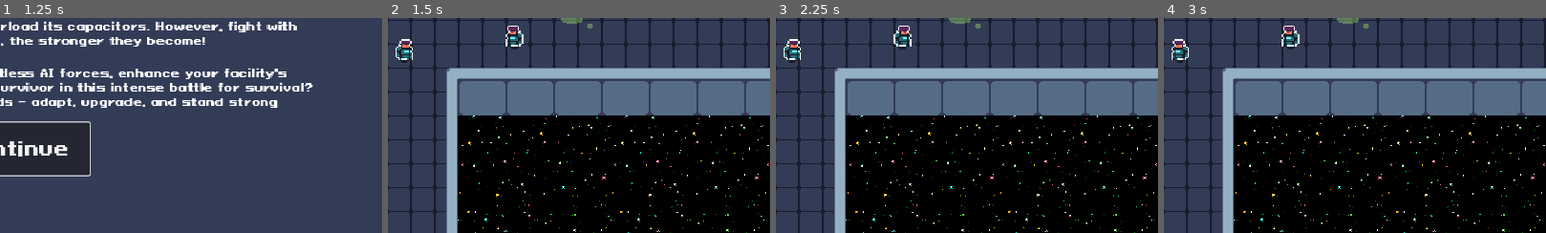
Above: before the commit, frames 1-4 (left to right).
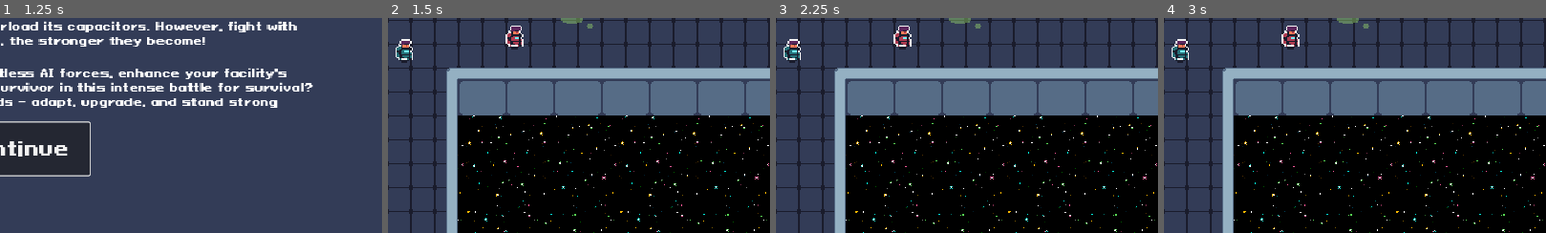
Above: after the commit, the same moments.

Repository: AugustanaCSC380January2024/final-game-solo
Game: Godot game, scene res://Scenes/main_menu.tscn
Same seed, same stepped clock (60 frames per second), same inputs: the game is played once before the commit and once after it. Sound files missing from this copy of the repository are replaced by a short silence.
Inputs (mouse positions are % of the whole screen's width and height, from its top left):
- Up to frame 1 (1.25 s): click "PLAY" at 0.5 s
- Up to frame 2 (1.5 s): click "Continue" at 1.25 s
- Up to frame 3 (2.25 s): tap Enter at 2 s; move the mouse to (72, 45) at 2.02 s; tap E (interact) at 2.1 s
- Up to frame 4 (3 s): tap Space at 2.75 s; move the mouse to (30, 55) at 2.77 s; tap E (interact) at 2.85 s
The pictures show only the part of the screen within x 48-98%, y 45-95%; the shares and areas given below are measured in that part.

Frame 1 is identical in both runs. In frame 2, 0.2% of the frame differs, in the area x 30-36%, y 3-14%; in frame 3, less than 0.1%; in frame 4, 0.5%, in the area x 2-36%, y 3-20%.

Commit message:
Player 2 has dedicated controls and sprites

Diff:
--- a/Scenes/player.tscn
+++ b/Scenes/player.tscn
@@ -1,8 +1,9 @@
-[gd_scene load_steps=27 format=3 uid="uid://drmbs3fxcl2db"]
+[gd_scene load_steps=44 format=3 uid="uid://drmbs3fxcl2db"]
 
 [ext_resource type="Texture2D" uid="uid://comtrm3l4gg0s" path="res://Assets/Sprites/players green x1.png" id="1_30igu"]
 [ext_resource type="Script" path="res://Scripts/player.gd" id="1_d27qr"]
 [ext_resource type="PackedScene" uid="uid://de0xpl6ms7nfv" path="res://Scenes/ui.tscn" id="3_syg6f"]
+[ext_resource type="Texture2D" uid="uid://djl1agwuhsihy" path="res://Assets/Sprites/players red x1.png" id="3_xtfmb"]
 [ext_resource type="PackedScene" uid="uid://dxb5jbvwrlm2l" path="res://Scenes/crosshair.tscn" id="4_r8eki"]
 
 [sub_resource type="AtlasTexture" id="AtlasTexture_3n86n"]
@@ -33,10 +34,42 @@
 atlas = ExtResource("1_30igu")
 region = Rect2(192, 160, 32, 32)
 
+[sub_resource type="AtlasTexture" id="AtlasTexture_s26y6"]
+atlas = ExtResource("3_xtfmb")
+region = Rect2(0, 160, 32, 32)
+
+[sub_resource type="AtlasTexture" id="AtlasTexture_tsw2c"]
+atlas = ExtResource("3_xtfmb")
+region = Rect2(32, 160, 32, 32)
+
+[sub_resource type="AtlasTexture" id="AtlasTexture_h03hk"]
+atlas = ExtResource("3_xtfmb")
+region = Rect2(64, 160, 32, 32)
+
+[sub_resource type="AtlasTexture" id="AtlasTexture_7y83r"]
+atlas = ExtResource("3_xtfmb")
+region = Rect2(96, 160, 32, 32)
+
+[sub_resource type="AtlasTexture" id="AtlasTexture_mtbov"]
+atlas = ExtResource("3_xtfmb")
+region = Rect2(128, 160, 32, 32)
+
+[sub_resource type="AtlasTexture" id="AtlasTexture_0iap0"]
+atlas = ExtResource("3_xtfmb")
+region = Rect2(160, 160, 32, 32)
+
+[sub_resource type="AtlasTexture" id="AtlasTexture_oi37d"]
+atlas = ExtResource("3_xtfmb")
+region = Rect2(192, 160, 32, 32)
+
 [sub_resource type="AtlasTexture" id="AtlasTexture_qlb1a"]
 atlas = ExtResource("1_30igu")
 region = Rect2(0, 0, 32, 32)
 
+[sub_resource type="AtlasTexture" id="AtlasTexture_76xbp"]
+atlas = ExtResource("3_xtfmb")
+region = Rect2(0, 0, 32, 32)
+
 [sub_resource type="AtlasTexture" id="AtlasTexture_44uqs"]
 atlas = ExtResource("1_30igu")
 region = Rect2(0, 128, 32, 32)
@@ -53,6 +86,22 @@
 atlas = ExtResource("1_30igu")
 region = Rect2(96, 128, 32, 32)
 
+[sub_resource type="AtlasTexture" id="AtlasTexture_dpa2f"]
+atlas = ExtResource("3_xtfmb")
+region = Rect2(0, 128, 32, 32)
+
+[sub_resource type="AtlasTexture" id="AtlasTexture_e1qgt"]
+atlas = ExtResource("3_xtfmb")
+region = Rect2(32, 128, 32, 32)
+
+[sub_resource type="AtlasTexture" id="AtlasTexture_wsstf"]
+atlas = ExtResource("3_xtfmb")
+region = Rect2(64, 128, 32, 32)
+
+[sub_resource type="AtlasTexture" id="AtlasTexture_rsn7b"]
+atlas = ExtResource("3_xtfmb")
+region = Rect2(96, 128, 32, 32)
+
 [sub_resource type="AtlasTexture" id="AtlasTexture_w8tj6"]
 atlas = ExtResource("1_30igu")
 region = Rect2(0, 96, 32, 32)
@@ -67,6 +116,22 @@
 
 [sub_resource type="AtlasTexture" id="AtlasTexture_bwgjw"]
 atlas = ExtResource("1_30igu")
+region = Rect2(96, 96, 32, 32)
+
+[sub_resource type="AtlasTexture" id="AtlasTexture_ff4vk"]
+atlas = ExtResource("3_xtfmb")
+region = Rect2(0, 96, 32, 32)
+
+[sub_resource type="AtlasTexture" id="AtlasTexture_10a2r"]
+atlas = ExtResource("3_xtfmb")
+region = Rect2(32, 96, 32, 32)
+
+[sub_resource type="AtlasTexture" id="AtlasTexture_rrktb"]
+atlas = ExtResource("3_xtfmb")
+region = Rect2(64, 96, 32, 32)
+
+[sub_resource type="AtlasTexture" id="AtlasTexture_0vngq"]
+atlas = ExtResource("3_xtfmb")
 region = Rect2(96, 96, 32, 32)
 
 [sub_resource type="SpriteFrames" id="SpriteFrames_ty0ud"]
@@ -94,7 +159,33 @@
 "texture": SubResource("AtlasTexture_daxlv")
 }],
 "loop": false,
-"name": &"die",
+"name": &"die_1",
+"speed": 5.0
+}, {
+"frames": [{
+"duration": 1.0,
+"texture": SubResource("AtlasTexture_s26y6")
+}, {
+"duration": 1.0,
+"texture": SubResource("AtlasTexture_tsw2c")
+}, {
+"duration": 1.0,
+"texture": SubResource("AtlasTexture_h03hk")
+}, {
+"duration": 1.0,
+"texture": SubResource("AtlasTexture_7y83r")
+}, {
+"duration": 1.0,
+"texture": SubResource("AtlasTexture_mtbov")
+}, {
+"duration": 1.0,
+"texture": SubResource("AtlasTexture_0iap0")
+}, {
+"duration": 1.0,
+"texture": SubResource("AtlasTexture_oi37d")
+}],
+"loop": true,
+"name": &"die_2",
 "speed": 5.0
 }, {
 "frames": [{
@@ -102,7 +193,15 @@
 "texture": SubResource("AtlasTexture_qlb1a")
 }],
 "loop": true,
-"name": &"idle",
+"name": &"idle_1",
+"speed": 5.0
+}, {
+"frames": [{
+"duration": 1.0,
+"texture": SubResource("AtlasTexture_76xbp")
+}],
+"loop": true,
+"name": &"idle_2",
 "speed": 5.0
 }, {
 "frames": [{
@@ -119,7 +218,24 @@
 "texture": SubResource("AtlasTexture_dw18q")
 }],
 "loop": false,
-"name": &"shoot",
+"name": &"shoot_1",
+"speed": 5.0
+}, {
+"frames": [{
+"duration": 1.0,
+"texture": SubResource("AtlasTexture_dpa2f")
+}, {
+"duration": 1.0,
+"texture": SubResource("AtlasTexture_e1qgt")
+}, {
+"duration": 1.0,
+"texture": SubResource("AtlasTexture_wsstf")
+}, {
+"duration": 1.0,
+"texture": SubResource("AtlasTexture_rsn7b")
+}],
+"loop": true,
+"name": &"shoot_2",
 "speed": 5.0
 }, {
 "frames": [{
@@ -136,7 +252,24 @@
 "texture": SubResource("AtlasTexture_bwgjw")
 }],
 "loop": true,
-"name": &"walking",
+"name": &"walking_1",
+"speed": 5.0
+}, {
+"frames": [{
+"duration": 1.0,
+"texture": SubResource("AtlasTexture_ff4vk")
+}, {
+"duration": 1.0,
+"texture": SubResource("AtlasTexture_10a2r")
+}, {
+"duration": 1.0,
+"texture": SubResource("AtlasTexture_rrktb")
+}, {
+"duration": 1.0,
+"texture": SubResource("AtlasTexture_0vngq")
+}],
+"loop": true,
+"name": &"walking_2",
 "speed": 5.0
 }]
 
@@ -191,7 +324,7 @@
 
 [node name="AnimatedSprite2D" type="AnimatedSprite2D" parent="."]
 sprite_frames = SubResource("SpriteFrames_ty0ud")
-animation = &"die"
+animation = &"walking_2"
 
 [node name="CollisionShape2D" type="CollisionShape2D" parent="."]
 position = Vector2(0, 8)
@@ -237,6 +370,7 @@
 show_percentage = false
 
 [node name="Crosshair" parent="." instance=ExtResource("4_r8eki")]
+visible = false
 
 [connection signal="area_shape_entered" from="CoinCollection" to="." method="_on_coin_collection_area_shape_entered"]
 [connection signal="timeout" from="WeaponCooldown" to="." method="_on_weapon_cooldown_timeout"]
--- a/Scripts/player.gd
+++ b/Scripts/player.gd
@@ -60,7 +60,7 @@
 
 func _process(delta):
 	if alive:
-		if Input.is_action_just_pressed("shoot_%s" % [player_id]):
+		if Input.is_action_just_pressed("shoot_%s" % [player_id]):# && controller_aim:
 			shoot()
 	cooldown_progress.value = weapon_cooldown.time_left
 
@@ -68,10 +68,15 @@
 	if alive:
 		get_input()
 		move_and_slide()
-		aim()
+		if player_id == 2:
+			aim()
 
 func aim():
 	look_vector.x = -(Input.get_action_strength("look_right_%s" % [player_id]) - Input.get_action_strength("look_left_%s" % [player_id]))
+	if look_vector.x > 0:
+		animated_sprite.flip_h = true
+	else:
+		animated_sprite.flip_h = false
 	look_vector.y = (Input.get_action_strength("look_up_%s" % [player_id]) - Input.get_action_strength("look_down_%s" % [player_id]))
 	if look_vector != Vector2.ZERO:
 		print("TURE")
@@ -84,22 +89,25 @@
 
 func get_input():
 	var input_direction = Input.get_vector("move_left_%s" % [player_id], "move_right_%s" % [player_id], "move_up_%s" % [player_id], "move_down_%s" % [player_id])
-	if global_position.x > get_global_mouse_position().x:
-		animated_sprite.flip_h = true
-	else:
-		animated_sprite.flip_h = false
+	if player_id == 2:
+		if global_position.x > get_global_mouse_position().x:
+			animated_sprite.flip_h = true
+		else:
+			animated_sprite.flip_h = false
 	velocity = input_direction * speed
 	if !animation_player.is_playing():
 		update_animations(input_direction)
 
 func update_animations(direction):
 	if direction == Vector2.ZERO:
-		animated_sprite.play("idle")
+		animated_sprite.play("idle_%s" % [player_id])
 	else:
-		animated_sprite.play("walking")
+		animated_sprite.play("walking_%s" % [player_id])
 
 func shoot():
 	if !cooldown && can_shoot:
+		if player_id == 2 && controller_aim == false:
+			return
 		cooldown = true
 		weapon_cooldown.start()
 		cooldown_progress.visible = true
@@ -109,10 +117,10 @@
 		energy_orb.scale = Vector2(bullet_size,bullet_size)
 		energy_orb.friendly = true
 		shot_player.play()
-		animation_player.play("shoot")
+		animation_player.play("shoot_%s" % [player_id])
 		energy_orb.global_position = global_position
 		energy_orb.position = position
-		if controller_aim:
+		if controller_aim && player_id == 2:
 			energy_orb.direction = -crosshair.global_position.direction_to(position)
 		else:
 			energy_orb.direction = -get_global_mouse_position().direction_to(position)
@@ -133,7 +141,7 @@
 		print("Dead")
 		alive = false
 		velocity = Vector2.ZERO
-		animation_player.play("die")
+		animation_player.play("die_%s" % [player_id])
 		await animation_player.animation_finished
 		visible = false
 		player_die.emit()
--- a/project.godot
+++ b/project.godot
@@ -39,34 +39,29 @@
 "deadzone": 0.5,
 "events": [Object(InputEventKey,"resource_local_to_scene":false,"resource_name":"","device":-1,"window_id":0,"alt_pressed":false,"shift_pressed":false,"ctrl_pressed":false,"meta_pressed":false,"pressed":false,"keycode":0,"physical_keycode":87,"key_label":0,"unicode":119,"echo":false,"script":null)
 , Object(InputEventKey,"resource_local_to_scene":false,"resource_name":"","device":-1,"window_id":0,"alt_pressed":false,"shift_pressed":false,"ctrl_pressed":false,"meta_pressed":false,"pressed":false,"keycode":0,"physical_keycode":4194320,"key_label":0,"unicode":0,"echo":false,"script":null)
-, Object(InputEventJoypadMotion,"resource_local_to_scene":false,"resource_name":"","device":0,"axis":1,"axis_value":-1.0,"script":null)
 ]
 }
 move_down_1={
 "deadzone": 0.5,
 "events": [Object(InputEventKey,"resource_local_to_scene":false,"resource_name":"","device":-1,"window_id":0,"alt_pressed":false,"shift_pressed":false,"ctrl_pressed":false,"meta_pressed":false,"pressed":false,"keycode":0,"physical_keycode":83,"key_label":0,"unicode":115,"echo":false,"script":null)
 , Object(InputEventKey,"resource_local_to_scene":false,"resource_name":"","device":-1,"window_id":0,"alt_pressed":false,"shift_pressed":false,"ctrl_pressed":false,"meta_pressed":false,"pressed":false,"keycode":0,"physical_keycode":4194322,"key_label":0,"unicode":0,"echo":false,"script":null)
-, Object(InputEventJoypadMotion,"resource_local_to_scene":false,"resource_name":"","device":0,"axis":1,"axis_value":1.0,"script":null)
 ]
 }
 move_left_1={
 "deadzone": 0.5,
 "events": [Object(InputEventKey,"resource_local_to_scene":false,"resource_name":"","device":-1,"window_id":0,"alt_pressed":false,"shift_pressed":false,"ctrl_pressed":false,"meta_pressed":false,"pressed":false,"keycode":0,"physical_keycode":65,"key_label":0,"unicode":97,"echo":false,"script":null)
 , Object(InputEventKey,"resource_local_to_scene":false,"resource_name":"","device":-1,"window_id":0,"alt_pressed":false,"shift_pressed":false,"ctrl_pressed":false,"meta_pressed":false,"pressed":false,"keycode":0,"physical_keycode":4194319,"key_label":0,"unicode":0,"echo":false,"script":null)
-, Object(InputEventJoypadMotion,"resource_local_to_scene":false,"resource_name":"","device":0,"axis":0,"axis_value":-1.0,"script":null)
 ]
 }
 move_right_1={
 "deadzone": 0.5,
 "events": [Object(InputEventKey,"resource_local_to_scene":false,"resource_name":"","device":-1,"window_id":0,"alt_pressed":false,"shift_pressed":false,"ctrl_pressed":false,"meta_pressed":false,"pressed":false,"keycode":0,"physical_keycode":68,"key_label":0,"unicode":100,"echo":false,"script":null)
 , Object(InputEventKey,"resource_local_to_scene":false,"resource_name":"","device":-1,"window_id":0,"alt_pressed":false,"shift_pressed":false,"ctrl_pressed":false,"meta_pressed":false,"pressed":false,"keycode":0,"physical_keycode":4194321,"key_label":0,"unicode":0,"echo":false,"script":null)
-, Object(InputEventJoypadMotion,"resource_local_to_scene":false,"resource_name":"","device":0,"axis":0,"axis_value":1.0,"script":null)
 ]
 }
 shoot_1={
 "deadzone": 0.5,
 "events": [Object(InputEventMouseButton,"resource_local_to_scene":false,"resource_name":"","device":-1,"window_id":0,"a …(258 unchanged characters)…
-, Object(InputEventJoypadMotion,"resource_local_to_scene":false,"resource_name":"","device":0,"axis":5,"axis_value":1.0,"script":null)
 ]
 }
 pause={
@@ -81,49 +76,49 @@
 , Object(InputEventJoypadButton,"resource_local_to_scene":false,"resource_name":"","device":-1,"button_index":2,"pressure":0.0,"pressed":true,"script":null)
 ]
 }
-look_up_1={
+move_up_2={
+"deadzone": 0.5,
+"events": [Object(InputEventJoypadMotion,"resource_local_to_scene":false,"resource_name":"","device":0,"axis":1,"axis_value":-1.0,"script":null)
+]
+}
+move_down_2={
+"deadzone": 0.5,
+"events": [Object(InputEventJoypadMotion,"resource_local_to_scene":false,"resource_name":"","device":0,"axis":1,"axis_value":1.0,"script":null)
+]
+}
+move_right_2={
+"deadzone": 0.5,
+"events": [Object(InputEventJoypadMotion,"resource_local_to_scene":false,"resource_name":"","device":0,"axis":0,"axis_value":1.0,"script":null)
+]
+}
+move_left_2={
+"deadzone": 0.5,
+"events": [Object(InputEventJoypadMotion,"resource_local_to_scene":false,"resource_name":"","device":0,"axis":0,"axis_value":-1.0,"script":null)
+]
+}
+shoot_2={
+"deadzone": 0.5,
+"events": [Object(InputEventJoypadMotion,"resource_local_to_scene":false,"resource_name":"","device":0,"axis":5,"axis_value":1.0,"script":null)
+]
+}
+look_up_2={
 "deadzone": 0.5,
 "events": [Object(InputEventJoypadMotion,"resource_local_to_scene":false,"resource_name":"","device":0,"axis":3,"axis_value":-1.0,"script":null)
 ]
 }
-look_right_1={
-"deadzone": 0.5,
-"events": [Object(InputEventJoypadMotion,"resource_local_to_scene":false,"resource_name":"","device":0,"axis":2,"axis_value":1.0,"script":null)
-]
-}
-look_down_1={
+look_down_2={
 "deadzone": 0.5,
 "events": [Object(InputEventJoypadMotion,"resource_local_to_scene":false,"resource_name":"","device":0,"axis":3,"axis_value":1.0,"script":null)
 ]
 }
-look_left_1={
+look_left_2={
 "deadzone": 0.5,
 "events": [Object(InputEventJoypadMotion,"resource_local_to_scene":false,"resource_name":"","device":0,"axis":2,"axis_value":-1.0,"script":null)
 ]
 }
-move_up_2={
+look_right_2={
 "deadzone": 0.5,
-"events": [Object(InputEventJoypadMotion,"resource_local_to_scene":false,"resource_name":"","device":1,"axis":1,"axis_value":-1.0,"script":null)
-]
-}
-move_down_2={
-"deadzone": 0.5,
-"events": [Object(InputEventJoypadMotion,"resource_local_to_scene":false,"resource_name":"","device":1,"axis":1,"axis_value":1.0,"script":null)
-]
-}
-move_right_2={
-"deadzone": 0.5,
-"events": [Object(InputEventJoypadMotion,"resource_local_to_scene":false,"resource_name":"","device":1,"axis":0,"axis_value":1.0,"script":null)
-]
-}
-move_left_2={
-"deadzone": 0.5,
-"events": [Object(InputEventJoypadMotion,"resource_local_to_scene":false,"resource_name":"","device":1,"axis":0,"axis_value":-1.0,"script":null)
-]
-}
-shoot_2={
-"deadzone": 0.5,
-"events": [Object(InputEventJoypadMotion,"resource_local_to_scene":false,"resource_name":"","device":1,"axis":5,"axis_value":1.0,"script":null)
+"events": [Object(InputEventJoypadMotion,"resource_local_to_scene":false,"resource_name":"","device":0,"axis":2,"axis_value":1.0,"script":null)
 ]
 }
 
Binary file added: Assets/Sprites/players red x1.png
Not shown, added: Assets/Sprites/players red x1.png.import
